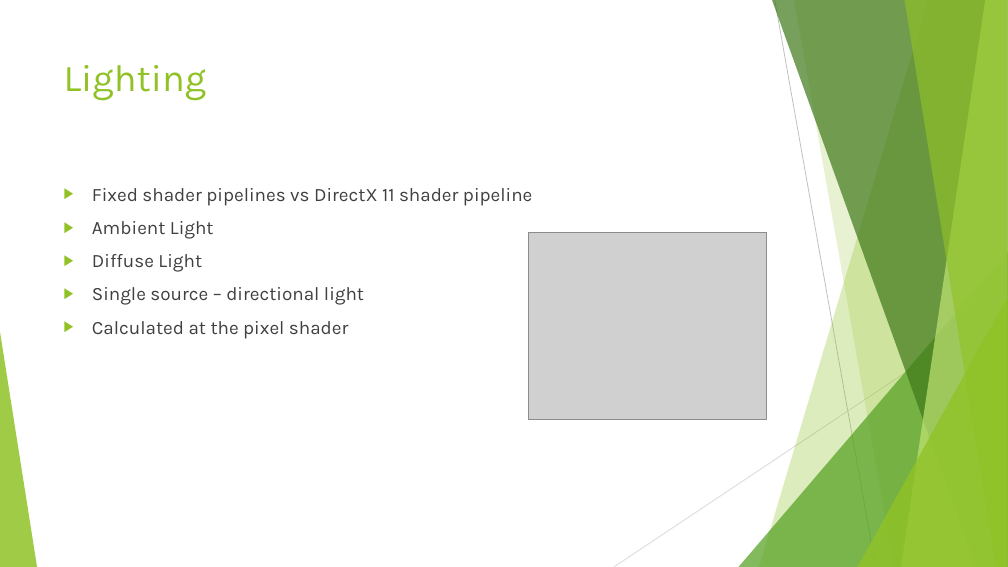
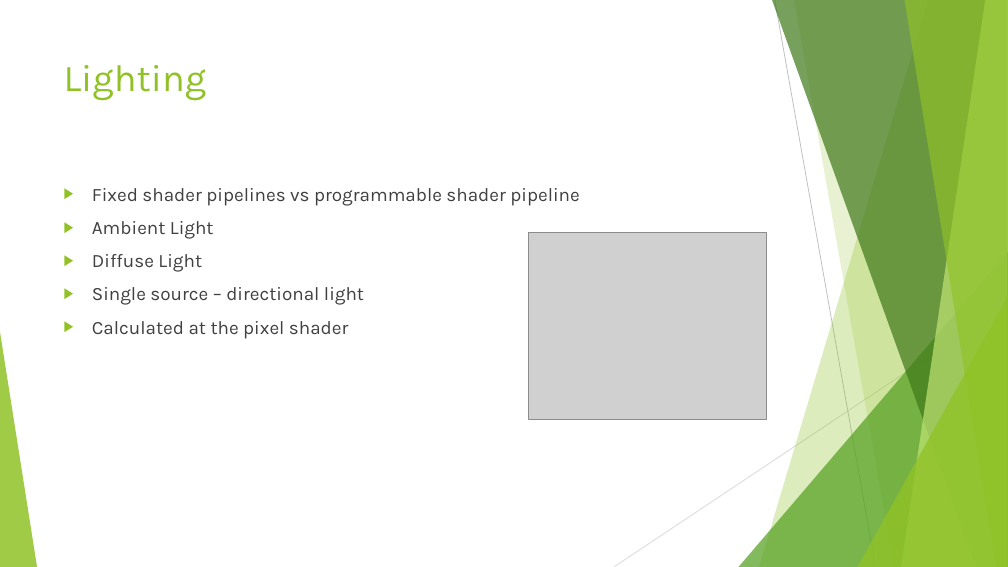
Before and after one commit to KarteekKumarM/MountainTerrain, a slide deck: slide 9 of docs/Presentation.pptx. Drawn at 1008x567 pixels with LibreOffice and Linux fonts; fonts in the diff are those of the drawing; grey boxes stand for pictures. Boxes give left, top, right and bottom in pixels: in the first picture for what was removed or moved away, otherwise in the second. Text is boxed around its words. In the diff, an @@ line names an element or a change of style, - is before the commit and + after.

```diff
--- a/docs/Presentation.pptx
+++ b/docs/Presentation.pptx
@@ text at bbox=[92, 188, 579, 206]: text changed @@
-▶ Fixed shader pipelines vs DirectX 11 shader pipeline
+▶ Fixed shader pipelines vs programmable shader pipeline
```
Also in this commit, not shown: 5 other slides changed, 4 other files.
